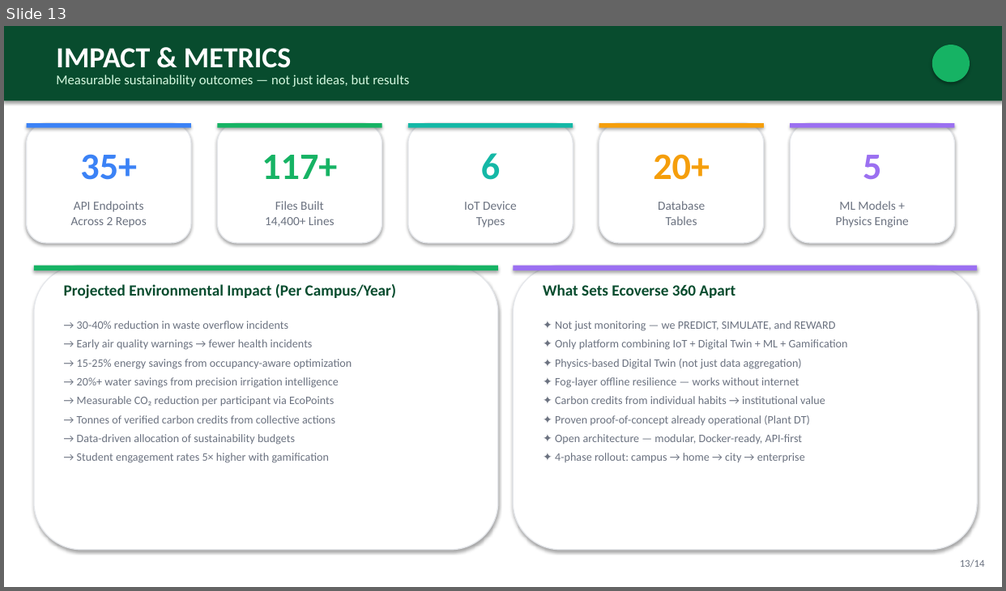
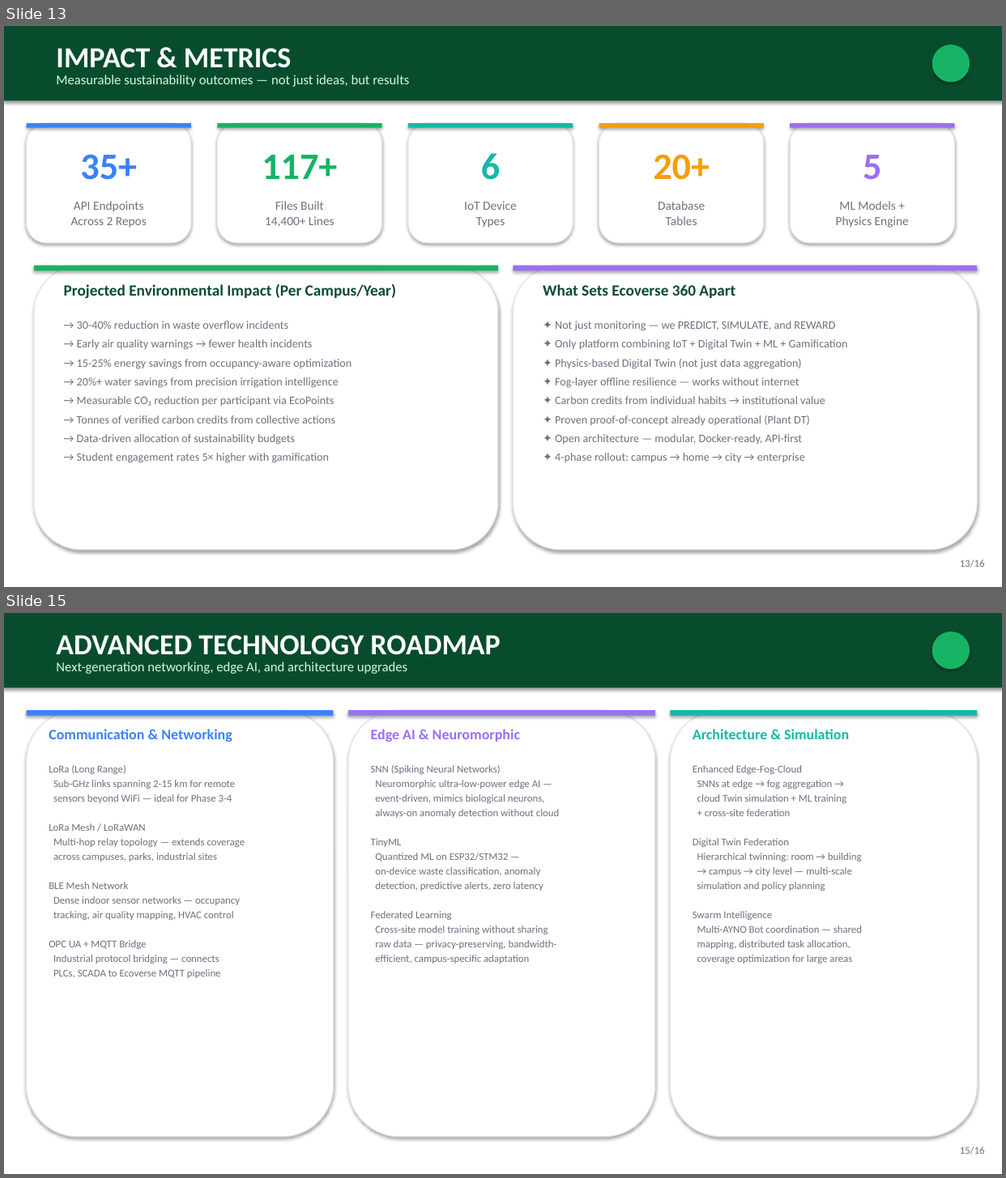
Before and after one commit to Am4l-babu/ECOVERSE-360, a slide deck: Ecoverse_360_Presentation.pptx. Shown one above the other, each under a label of ours: slide 13 before the commit, slides 13 and 15 after it; the slides between them are not shown. The pictures are 1006x591 and 1006x1178 pixels, drawn with LibreOffice and Linux fonts; fonts in the diff are those of the drawing. Boxes give left, top, right and bottom in pixels: in the first picture for what was removed or moved away, otherwise in the second. Text is boxed around its words. In the diff, an @@ line names an element or a change of style, - is before the commit and + after.

Commit message:
Add AYNO Bot autonomous robot + advanced tech upgrades (LoRa, SNN, mesh, edge-fog-cloud) to PPT, README, STATUS

```diff
--- a/Ecoverse_360_Presentation.pptx
+++ b/Ecoverse_360_Presentation.pptx
@@ slide 15 added at (x1=4, y1=613, x2=1002, y2=1174), background #FFFFFF @@
@@ rectangle added at (x1=4, y1=613, x2=1002, y2=688), fill #084C2E @@
@@ text added at (x1=56, y1=635, x2=500, y2=655), 28 pt, text #FFFFFF, bold @@
+ADVANCED TECHNOLOGY ROADMAP
@@ ellipse added at (x1=932, y1=632, x2=970, y2=669), fill #16B364 @@
@@ text added at (x1=56, y1=662, x2=407, y2=674), 13 pt, text #D3F8DF @@
+Next-generation networking, edge AI, and architecture upgrades
@@ rounded rectangle added at (x1=27, y1=710, x2=334, y2=1137), fill #FFFFFF, outline #E5E7EB 1 pt @@
@@ rectangle added at (x1=27, y1=710, x2=334, y2=716), fill #3B82F6 @@
@@ text added at (x1=49, y1=729, x2=232, y2=742), 14 pt, text #3B82F6, bold @@
+Communication & Networking
@@ rounded rectangle added at (x1=348, y1=710, x2=655, y2=1137), fill #FFFFFF, outline #E5E7EB 1 pt @@
@@ rectangle added at (x1=348, y1=710, x2=655, y2=716), fill #9B70F1 @@
@@ text added at (x1=371, y1=729, x2=520, y2=742), 14 pt, text #9B70F1, bold @@
+Edge AI & Neuromorphic
@@ rounded rectangle added at (x1=671, y1=710, x2=978, y2=1137), fill #FFFFFF, outline #E5E7EB 1 pt @@
@@ rectangle added at (x1=671, y1=710, x2=978, y2=716), fill #14B8A6 @@
@@ text added at (x1=692, y1=729, x2=849, y2=739), 14 pt, text #14B8A6, bold @@
+Architecture & Simulation
@@ text added at (x1=49, y1=765, x2=245, y2=978), 10 pt, text #6B7280 @@
+LoRa (Long Range)
+Sub-GHz links spanning 2-15 km for remote
+sensors beyond WiFi — ideal for Phase 3-4
+LoRa Mesh / LoRaWAN
+Multi-hop relay topology — extends coverage
+across campuses, parks, industrial sites
+BLE Mesh Network
+Dense indoor sensor networks — occupancy
+tracking, air quality mapping, HVAC control
+OPC UA + MQTT Bridge
+Industrial protocol bridging — connects
+PLCs, SCADA to Ecoverse MQTT pipeline
@@ text added at (x1=371, y1=765, x2=560, y2=964), 10 pt, text #6B7280 @@
+SNN (Spiking Neural Networks)
+Neuromorphic ultra-low-power edge AI —
+event-driven, mimics biological neurons,
+always-on anomaly detection without cloud
+TinyML
+Quantized ML on ESP32/STM32 —
+on-device waste classification, anomaly
+detection, predictive alerts, zero latency
+Federated Learning
+Cross-site model training without sharing
+raw data — privacy-preserving, bandwidth-
+efficient, campus-specific adaptation
@@ text added at (x1=692, y1=765, x2=862, y2=964), 10 pt, text #6B7280 @@
+Enhanced Edge-Fog-Cloud
+SNNs at edge → fog aggregation →
+cloud Twin simulation + ML training
++ cross-site federation
+Digital Twin Federation
+Hierarchical twinning: room → building
+→ campus → city level — multi-scale
+simulation and policy planning
+Swarm Intelligence
+Multi-AYNO Bot coordination — shared
+mapping, distributed task allocation,
+coverage optimization for large areas
@@ text added at (x1=960, y1=1147, x2=985, y2=1154), 10 pt, text #6B7280 @@
+15/16
@@ slide 13 changed as well @@
@@ text at (x1=960, y1=560, x2=985, y2=567): text changed @@
-13/14
+13/16
```
Also in this commit, not shown: 13 other slides changed, 1 other slide added, 3 other files.
